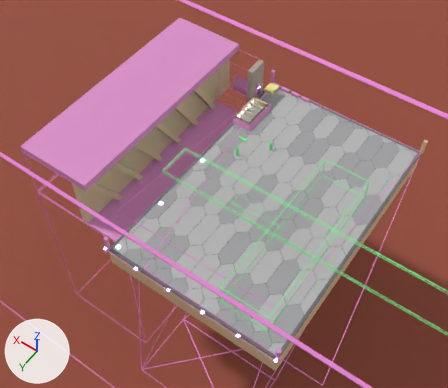
What one commit did to the Blender file v0.3/work/layouts/layout_A3.blend.
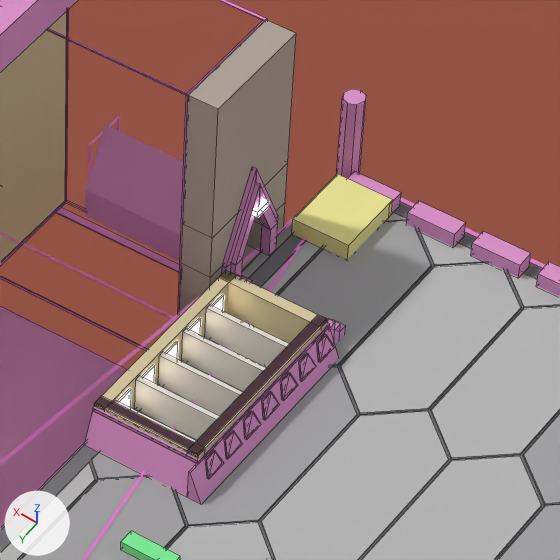
Old and new are each drawn from a camera (50 mm lens) standing at (-31.4, 55.5, 82.5) and looking at (10.1, -2.6, -8.8) and again close up on the part from 49% to 68% of the width and 15% to 36% of the height. Lighting does not change. The marker at lower left points along +X, +Y and +Z. The older version's two pictures come first. The close-ups show mesh edges as thin lines.

In view in the first close-up: 'Corridor_Lower_Walkway', 'Edge_Curbs_Near_Stairwell', 'Entrance_Bay_Front', 'Entrance_Passage_Visible', 'Floor_Plates', 'Hangar_Walls', 'Landing_Platform', 'Lava_Level_Ref', 'Low_Box', 'Low_Box_Inner_Members', 'Low_Box_Lit_Slots', 'Low_Box_Outer_Skin', 'R_Structure_Hypothesis' and 12 more.
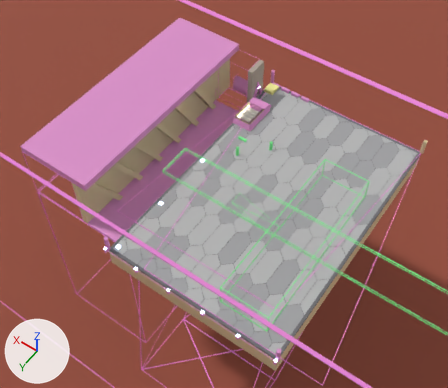
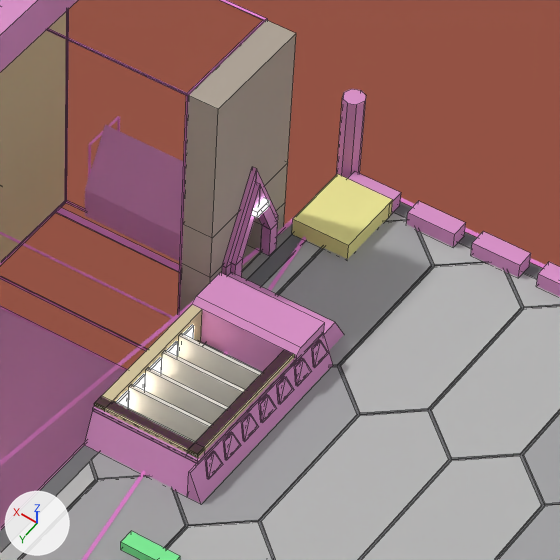
Where the change shows, as pixel boxes [x1, y1, x2, y2] in the close-ups (560 x 560 px; the box of a moved part takes in the faces that stretch with it):
'Low_Box_Outer_Skin', reshaped (26% shorter): before [84, 272, 345, 504]; after [84, 333, 333, 504]
'Low_Box_Inner_Members', moved, rescaled (16% narrower, 20% shorter): before [114, 305, 289, 443]; after [114, 333, 261, 443]
'Low_Box', reshaped (14% narrower, 18% shorter): before [94, 271, 328, 459]; after [94, 305, 295, 459]
'Low_Box_End_Block', added (pink): after [192, 272, 344, 372]
'Low_Box_Lit_Slots', reshaped (27% narrower, 26% shorter): before [118, 295, 224, 407]; after [117, 325, 194, 408]
part 1 of me_low_box, deleted (beige): before [219, 271, 328, 344]
part 2 of me_low_box, moved or reshaped: before [95, 272, 328, 457]; after [95, 305, 295, 457]
part 4 of me_low_box_outer_skin, moved or reshaped: before [299, 353, 316, 381]; after [294, 358, 311, 386]
part 5 of me_low_box_outer_skin, moved or reshaped: before [280, 372, 298, 401]; after [277, 376, 294, 404]
part 6 of me_low_box_outer_skin, moved or reshaped: before [262, 391, 280, 420]; after [259, 395, 276, 423]
part 7 of me_low_box_outer_skin, moved or reshaped: before [243, 411, 261, 440]; after [241, 413, 259, 441]
part 8 of me_low_box_outer_skin, moved or reshaped: before [224, 431, 243, 459]; after [223, 432, 241, 460]
part 9 of me_low_box_outer_skin, deleted: before [231, 272, 345, 362]
part 10 of me_low_box_outer_skin, moved or reshaped: before [186, 315, 338, 503]; after [186, 333, 333, 503]
part 11 of me_low_box_lit_slots, moved or reshaped: before [141, 365, 155, 383]; after [133, 374, 145, 391]
part 12 of me_low_box_lit_slots, moved or reshaped: before [165, 341, 178, 359]; after [150, 358, 162, 373]
part 13 of me_low_box_lit_slots, moved or reshaped: before [189, 318, 201, 335]; after [167, 341, 178, 356]
part 14 of me_low_box_lit_slots, moved or reshaped: before [211, 295, 224, 311]; after [184, 325, 194, 339]

What changed in the scene script:
```text
Change me_low_box:
    used by ob_low_box; parent = ob_facility_structure; location = (0.0, 0.0, 0.0)
    remove me_low_box.from_pydata(...)  # 32 vertices, 24 faces; spans x 11.05..14.5, y -18.5..-12.0, z -0.06..1.2
    add me_low_box.from_pydata(...)  # 24 vertices, 18 faces; spans x 11.05..14.5, y -16.8..-12.0, z -0.06..1.2
    me_low_box part 1: the loose piece of 8 vertices spanning x 11.05..14.5, y -18.5..-18.15, z -0.06..1.2 is deleted
    me_low_box part 2
    8 vertices are removed from x 11.05..14.5, y -18.5, z -0.06..1.2
    10 faces are deleted
    8 new vertices lie (0.0, -4.8, 0.0) away from vertices in x 11.05..14.5, y -12.0, z -0.06..1.2
    10 new faces join them
Change me_low_box_inner_members:
    used by ob_low_box_inner_members; parent = ob_facility_structure; location = (0.0, 0.0, 0.0)
    remove me_low_box_inner_members.from_pydata(...)  # 40 vertices, 30 faces; spans x 11.4..14.15, y -18.15..-12.35, z -0.06..1.1
    add me_low_box_inner_members.from_pydata(...)  # 40 vertices, 30 faces; spans x 11.4..14.15, y -16.45..-12.35, z -0.06..1.1
    me_low_box_inner_members part 3: the whole mesh is scaled about its middle by (1, 0.707, 1), then moved by (0.0, 0.85, 0.0)
Change me_low_box_outer_skin:
    used by ob_low_box_outer_skin; parent = ob_facility_structure; location = (0.0, 0.0, 0.0)
    remove me_low_box_outer_skin.from_pydata(...)  # 160 vertices, 162 faces; spans x 10.6..14.5, y -19.4..-11.55, z -0.06..1.2
    add me_low_box_outer_skin.from_pydata(...)  # 112 vertices, 126 faces; spans x 10.6..14.5, y -18.2..-11.55, z -0.06..1.2
    me_low_box_outer_skin part 4: the loose piece of 8 vertices spanning x 10.73..10.98, y -17.48..-16.74, z 0.4..0.91 is scaled about its middle by (1, 0.954, 1), then moved by (0.0, 0.24, 0.0)
    me_low_box_outer_skin part 5: the loose piece of 8 vertices spanning x 10.73..10.98, y -16.55..-15.81, z 0.4..0.91 is scaled about its middle by (1, 0.954, 1), then moved by (0.0, 0.19, 0.0)
    me_low_box_outer_skin part 6: the loose piece of 8 vertices spanning x 10.73..10.98, y -15.62..-14.88, z 0.4..0.91 is scaled about its middle by (1, 0.954, 1), then moved by (0.0, 0.15, 0.0)
    me_low_box_outer_skin part 7: the loose piece of 8 vertices spanning x 10.73..10.98, y -14.69..-13.95, z 0.4..0.91 is scaled about its middle by (1, 0.954, 1), then moved by (0.0, 0.11, 0.0)
    me_low_box_outer_skin part 8: the loose piece of 8 vertices spanning x 10.73..10.98, y -13.76..-13.02, z 0.4..0.91 is scaled about its middle by (1, 0.954, 1), then moved by (0.0, 0.06, 0.0)
    me_low_box_outer_skin part 9: 6 loose pieces with 48 vertices, spanning x 10.73..14.5, y -19.4..-17.66, z -0.06..0.91, are deleted
    me_low_box_outer_skin part 10: 22 vertices moved from x 10.6..11.4, y -18.8..-18.5, z -0.06..1.2 to x 10.6..11.4, y -18.2..-16.8, z -0.06..1.2; 2 vertices removed from x 11.4, y -18.8..-18.5, z -0.06..0.9; 2 vertices added at x 10.78..10.92, y -17.96..-17.4, z 0.4..0.91
    other edits to the shape of me_low_box_outer_skin do not show in these pictures
Change me_low_box_lit_slots:
    used by ob_low_box_lit_slots; parent = ob_facility_structure; location = (0.0, 0.0, 0.0)
    remove me_low_box_lit_slots.from_pydata(...)  # 40 vertices, 30 faces; spans x 14.09..14.15, y -17.8..-12.6, z 0.2..1.0
    add me_low_box_lit_slots.from_pydata(...)  # 40 vertices, 30 faces; spans x 14.09..14.15, y -16.3..-12.5, z 0.2..1.0
    me_low_box_lit_slots part 11: the loose piece of 8 vertices spanning x 14.09..14.15, y -14.35..-13.75, z 0.2..1.0 is moved by (0.0, 0.45, 0.0)
    me_low_box_lit_slots part 12: the loose piece of 8 vertices spanning x 14.09..14.15, y -15.5..-14.9, z 0.2..1.0 is moved by (0.0, 0.8, 0.0)
    me_low_box_lit_slots part 13: the loose piece of 8 vertices spanning x 14.09..14.15, y -16.65..-16.05, z 0.2..1.0 is moved by (0.0, 1.15, 0.0)
    me_low_box_lit_slots part 14: the loose piece of 8 vertices spanning x 14.09..14.15, y -17.8..-17.2, z 0.2..1.0 is moved by (0.0, 1.5, 0.0)
    other edits to the shape of me_low_box_lit_slots do not show in these pictures
Add me_low_box_end_block:
    me_low_box_end_block.from_pydata([(10.99, -18.2, -0.06), (10.99, -16.8, -0.06), (10.99, -16.8, 1.2), (10.99, -17.0, 1.35), (10.99, -18.2, 1.35), (14.5, -18.2, -0.06), (14.5, -16.8, -0.06), (14.5, -16.8, 1.2), (14.5, -17.0, 1.35), (14.5, -18.2, 1.35), (10.99, -19.4, -0.06), (10.99, -18.2, -0.06), (10.99, -18.2, 0.9), (10.99, -18.8, 0.9), (14.5, -19.4, -0.06), (14.5, -18.2, -0.06), (14.5, -18.2, 0.9), (14.5, -18.8, 0.9)], [], [(4, 3, 2, 1, 0), (5, 6, 7, 8, 9), (0, 1, 6, 5), (1, 2, 7, 6), (2, 3, 8, 7), (3, 4, 9, 8), (4, 0, 5, 9), (13, 12, 11, 10), (14, 15, 16, 17), (10, 11, 15, 14), (11, 12, 16, 15), (12, 13, 17, 16), (13, 10, 14, 17)])
    me_low_box_end_block.materials.append(mat_m_u_0_0)  # pink #da90c8
Add ob_low_box_end_block:
    ob_low_box_end_block = bpy.data.objects.new('Low_Box_End_Block', me_low_box_end_block)
    ob_low_box_end_block.parent = ob_facility_structure
    ob_low_box_end_block.location = (0.0, 0.0, 0.0)
```
